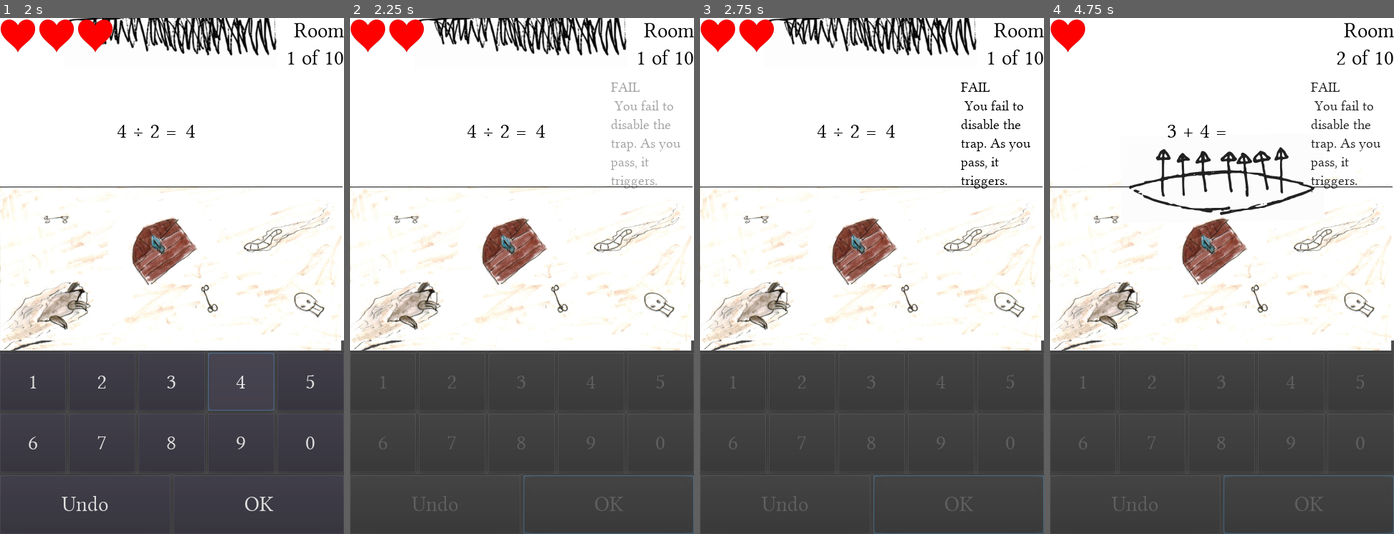
Above: before the commit, frames 1-4 (left to right).
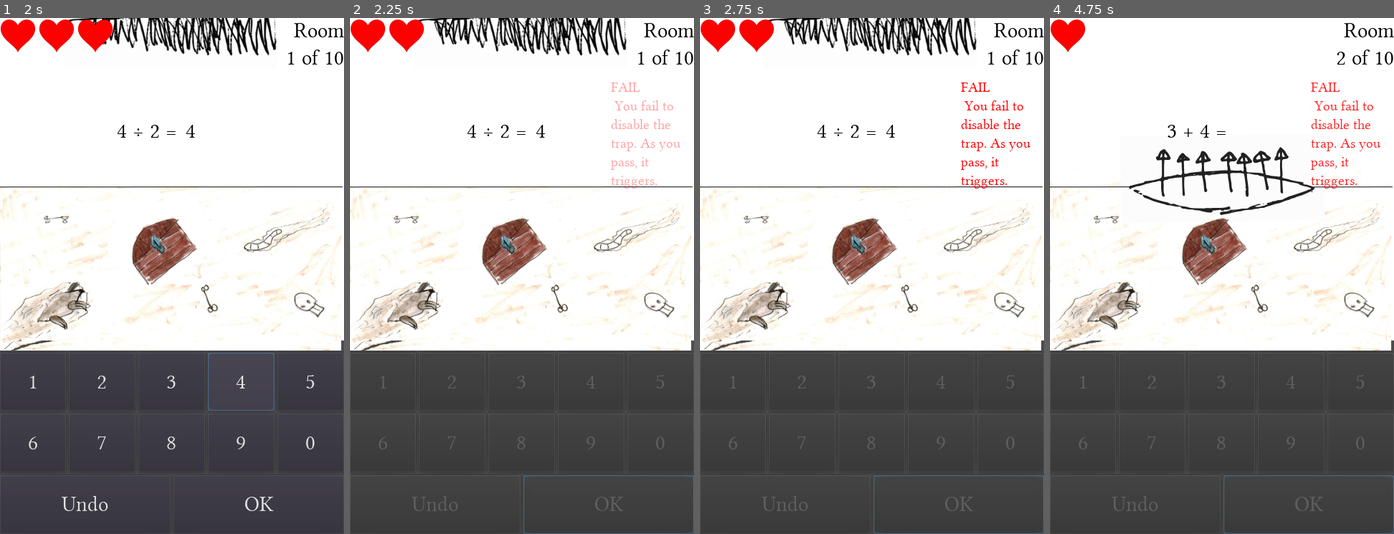
Above: after the commit, the same moments.

Repository: the-g-force/FamJam-May2020
Game: Godot game, scene res://src/TitleScene.tscn
Same seed, same stepped clock (60 frames per second), same inputs: the game is played once before the commit and once after it.
Inputs:
- Up to frame 1 (2 s): click "Start" at 0.5 s; click "4" at 1.25 s
- Up to frame 2 (2.25 s): click "OK" at 2 s
- Up to frame 3 (2.75 s): no input
- Up to frame 4 (4.75 s): tap Enter at 3.5 s; click "OK" at 4.25 s

Frame 1 is identical in both runs. In frame 2, 0.5% of the frame differs, in the area x 75-97%, y 12-34%; in frame 3, 0.6%; in frame 4, 0.6%.

Commit message:
Add color changing on win/lose

Diff:
--- a/project/src/DefaultScene.gd
+++ b/project/src/DefaultScene.gd
@@ -25,10 +25,11 @@
 func _on_OnScreenKeyboard_ok_pressed():
 	if _answer.text == str(_problem.problem):
 		_feedback.text = "SUCCESS \n You disable the trap and pass through safely."
+		_feedback_animatior.play("WIN")
 	else:
 		_feedback.text = "FAIL \n You fail to disable the trap. As you pass, it triggers."
+		_feedback_animatior.play("LOSE")
 		$HealthTracker.health -= 1
-	_feedback_animatior.play("WIN")
 	$OnScreenKeyboard.disabled = true
 
 
--- a/project/src/DefaultScene.tscn
+++ b/project/src/DefaultScene.tscn
@@ -19,11 +19,6 @@
 "name": "3",
 "speed": 5.0
 }, {
-"frames": [ ExtResource( 9 ) ],
-"loop": true,
-"name": "4",
-"speed": 5.0
-}, {
 "frames": [ ExtResource( 11 ) ],
 "loop": true,
 "name": "1",
@@ -33,6 +28,11 @@
 "loop": true,
 "name": "2",
 "speed": 5.0
+}, {
+"frames": [ ExtResource( 9 ) ],
+"loop": true,
+"name": "4",
+"speed": 5.0
 } ]
 
 [sub_resource type="DynamicFont" id=2]
@@ -40,6 +40,7 @@
 font_data = ExtResource( 7 )
 
 [sub_resource type="Animation" id=3]
+resource_name = "LOSE"
 length = 2.0
 tracks/0/type = "value"
 tracks/0/path = NodePath("Label:modulate")
@@ -52,6 +53,45 @@
 "transitions": PoolRealArray( 1, 1, 1, 1 ),
 "update": 0,
 "values": [ Color( 1, 1, 1, 0 ), Color( 1, 1, 1, 1 ), Color( 1, 1, 1, 1 ), Color( 1, 1, 1, 0 ) ]
+}
+tracks/1/type = "value"
+tracks/1/path = NodePath("Label:custom_colors/font_color")
+tracks/1/interp = 1
+tracks/1/loop_wrap = true
+tracks/1/imported = false
+tracks/1/enabled = true
+tracks/1/keys = {
+"times": PoolRealArray( 0 ),
+"transitions": PoolRealArray( 1 ),
+"update": 0,
+"values": [ Color( 1, 0, 0, 1 ) ]
+}
+
+[sub_resource type="Animation" id=4]
+length = 2.0
+tracks/0/type = "value"
+tracks/0/path = NodePath("Label:modulate")
+tracks/0/interp = 1
+tracks/0/loop_wrap = true
+tracks/0/imported = false
+tracks/0/enabled = true
+tracks/0/keys = {
+"times": PoolRealArray( 0, 0.5, 1.5, 2 ),
+"transitions": PoolRealArray( 1, 1, 1, 1 ),
+"update": 0,
+"values": [ Color( 1, 1, 1, 0 ), Color( 1, 1, 1, 1 ), Color( 1, 1, 1, 1 ), Color( 1, 1, 1, 0 ) ]
+}
+tracks/1/type = "value"
+tracks/1/path = NodePath("Label:custom_colors/font_color")
+tracks/1/interp = 1
+tracks/1/loop_wrap = true
+tracks/1/imported = false
+tracks/1/enabled = true
+tracks/1/keys = {
+"times": PoolRealArray( 0 ),
+"transitions": PoolRealArray( 1 ),
+"update": 0,
+"values": [ Color( 0, 0.658824, 0, 1 ) ]
 }
 
 [node name="DefaultScene" type="Control"]
@@ -84,7 +124,7 @@
 margin_right = 472.815
 margin_bottom = 211.639
 custom_fonts/font = SubResource( 2 )
-custom_colors/font_color = Color( 0, 0, 0, 1 )
+custom_colors/font_color = Color( 1, 0, 0, 1 )
 text = "You Fail to disable the trap. As you pass, it triggers."
 autowrap = true
 __meta__ = {
@@ -92,7 +132,8 @@
 }
 
 [node name="AnimationPlayer" type="AnimationPlayer" parent="."]
-anims/WIN = SubResource( 3 )
+anims/LOSE = SubResource( 3 )
+anims/WIN = SubResource( 4 )
 
 [node name="HealthTracker" parent="." instance=ExtResource( 6 )]
 
Not shown: 1 places in project/src/DefaultScene.tscn that only renumber resources
